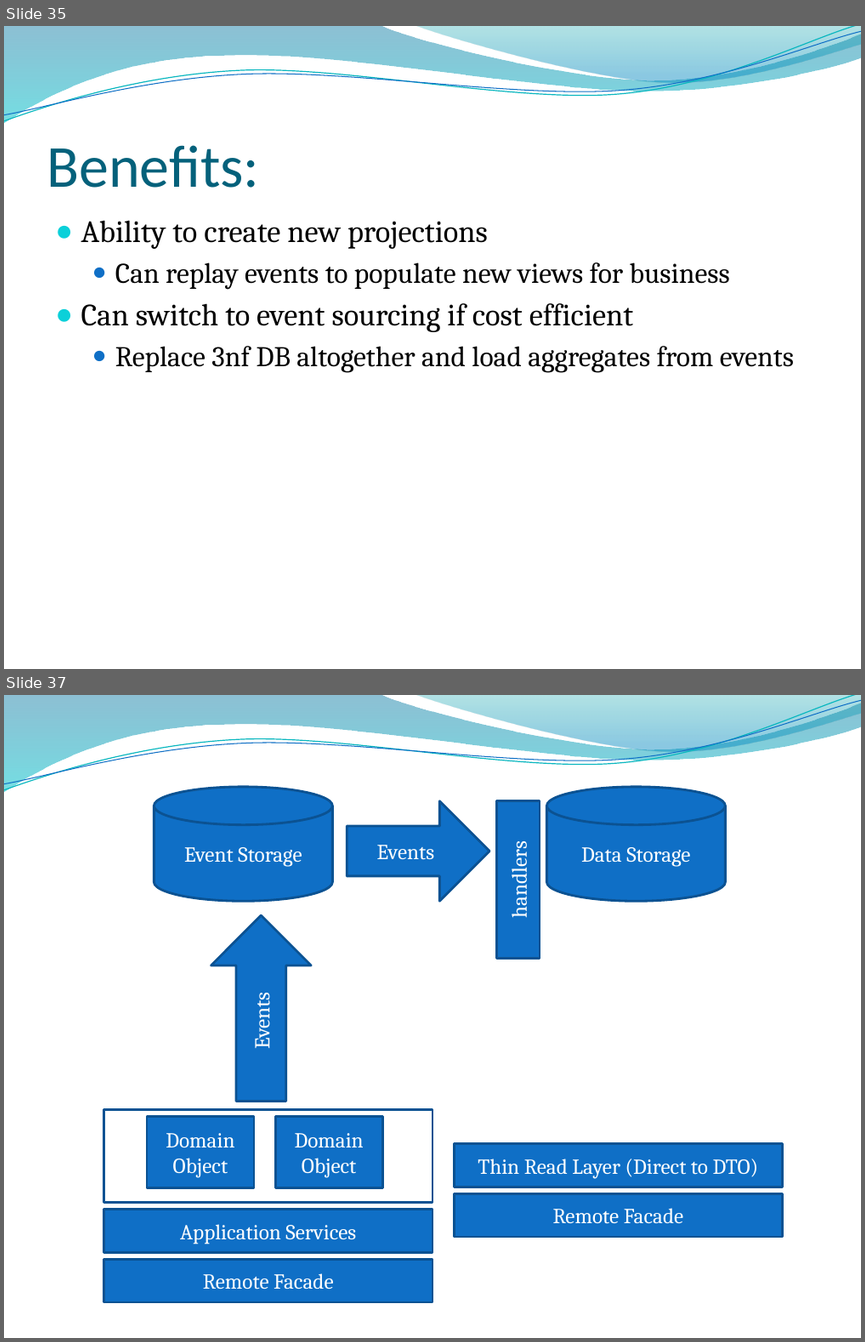
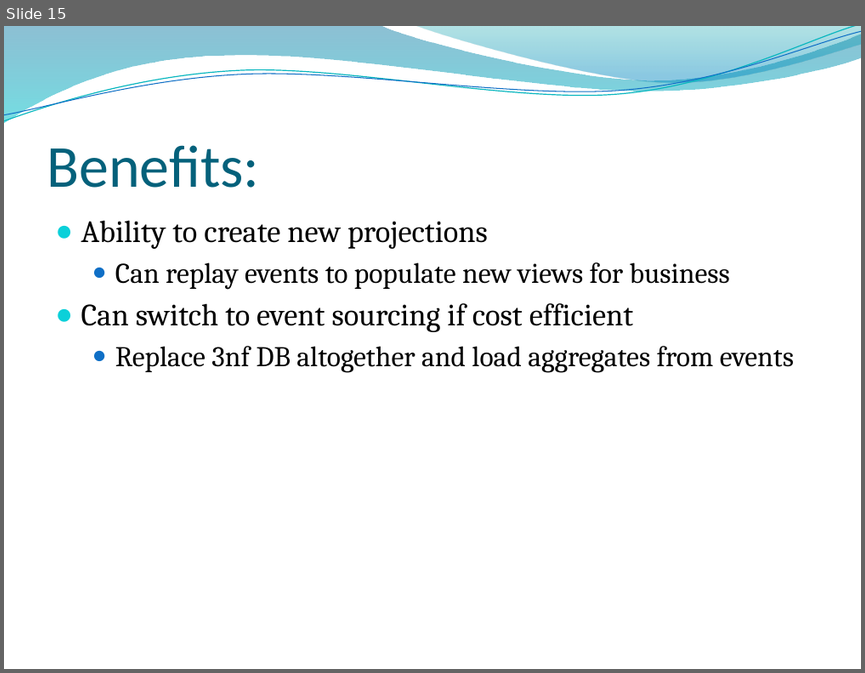
Before and after one commit to ketiko/CQRS.Presentation, a slide deck: Presentation/CQRS.pptx. Shown one above the other, each under a label of ours: slides 35 and 37 before the commit, slide 15 after it; the slides between them are not shown. The pictures are 865x1342 and 865x673 pixels, drawn with LibreOffice and Linux fonts; fonts in the diff are those of the drawing; background and template pictures are left out. Boxes give left, top, right and bottom in pixels: in the first picture for what was removed or moved away, otherwise in the second. Text is boxed around its words. In the diff, an @@ line names an element or a change of style, - is before the commit and + after.

```diff
--- a/Presentation/CQRS.pptx
+++ b/Presentation/CQRS.pptx
@@ slide 37 removed at bbox=[4, 695, 861, 1338], background picture (left out); not listed: 4 template elements that a slide beside it also shows @@
@@ cylinder removed at bbox=[154, 787, 332, 901] @@
-Event Storage
@@ cylinder removed at bbox=[546, 787, 725, 901] @@
-Data Storage
@@ right arrow removed at bbox=[347, 801, 490, 902] @@
-Events
@@ rectangle removed at bbox=[496, 800, 539, 958] @@
-handlers
@@ right arrow removed at bbox=[211, 915, 312, 1101] @@
-Events
@@ rectangle removed at bbox=[104, 1109, 432, 1202] @@
@@ rectangle removed at bbox=[147, 1117, 254, 1188] @@
-Domain Object
@@ rectangle removed at bbox=[276, 1117, 383, 1188] @@
-Domain Object
@@ rectangle removed at bbox=[454, 1144, 782, 1187] @@
-Thin Read Layer (Direct to DTO)
@@ rectangle removed at bbox=[454, 1194, 782, 1236] @@
-Remote Facade
@@ rectangle removed at bbox=[104, 1209, 432, 1252] @@
-Application Services
@@ rectangle removed at bbox=[104, 1259, 432, 1302] @@
-Remote Facade
@@ what was slide 35 is now slide 15 @@
```
Also in this commit, not shown: 7 slides changed, 8 slides added, 27 other slides removed.
